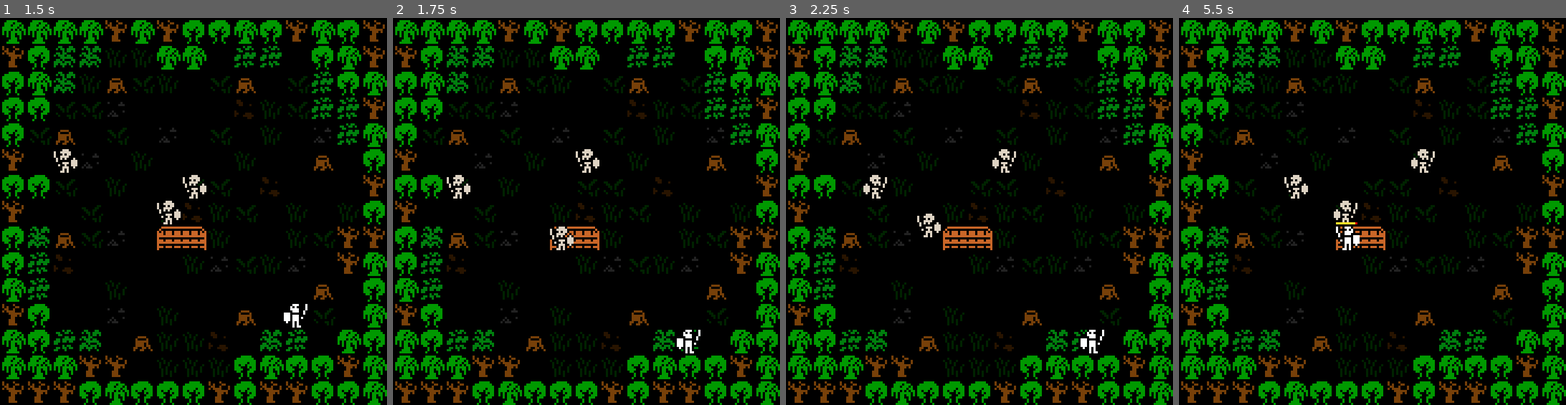
Above: before the commit, frames 1-4 (left to right).
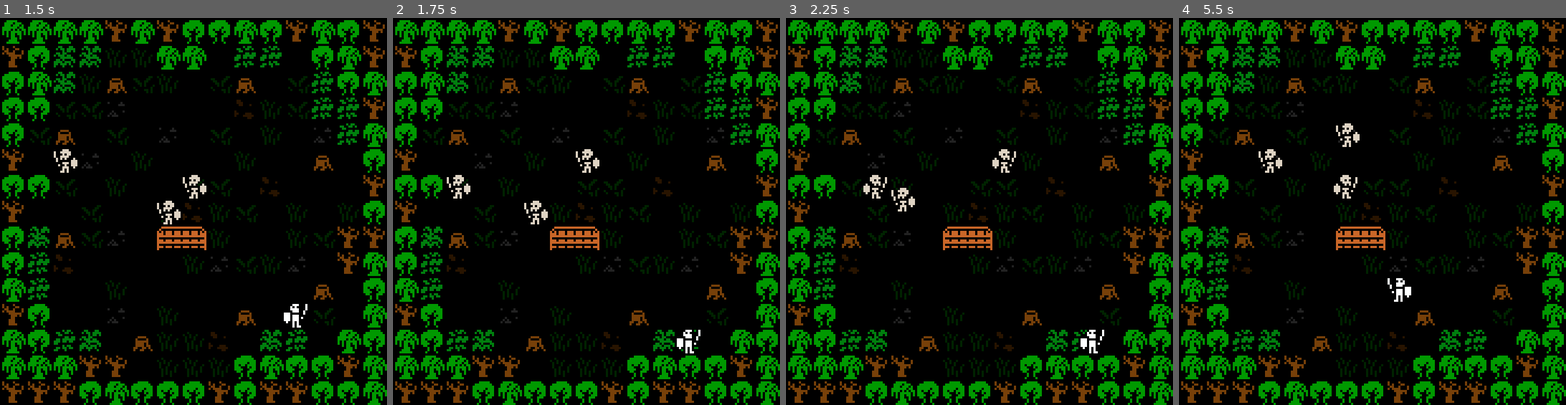
Above: after the commit, the same moments.

Repository: AaronWizard/skeleton-king
Game: Godot game, scene res://src/main.tscn
Two runs of this game, one before a commit and one after it. Both use one fixed random seed, a clock stepped at 60 frames per second and the inputs below.
Inputs:
- Up to frame 1 (1.5 s): tap Enter at 0.5 s; hold Right (move_east) 0.53-1.28 s; tap Space (wait) at 0.6, 1.35 s; hold Down (move_south) from 1.28 s (still down)
- Up to frame 2 (1.75 s): keep holding Down (move_south)
- Up to frame 3 (2.25 s): tap Space (wait) at 2, 2.1 s; release Down (move_south) at 2.03 s; hold Right (move_east) from 2.03 s (still down)
- Up to frame 4 (5.5 s): tap Enter at 2.75 s; release Right (move_east) at 2.78 s; hold Up (move_north) 2.78-3.53 s; tap Space (wait) every 0.75 s from 2.85 to 5.1 s; hold Left (move_west) 3.53-5.03 s; hold Down (move_south) from 5.03 s (still down)

Frame 1 is identical in both runs. In frame 2, 0.4% of the frame differs, in the area x 33-47%, y 47-60%; in frame 3, 0.3%; in frame 4, 1.4%, in the area x 20-67%, y 27-74%.

Commit message:
Check useable objects for movement blocking

Diff:
--- a/src/world/maps/layers/actor_layer.gd
+++ b/src/world/maps/layers/actor_layer.gd
@@ -29,11 +29,9 @@
 
 func actor_can_enter_cell(actor: Actor, cell: Vector2i) -> bool:
 	var result := true
-
 	for covered_cell in actor.get_covered_cells_at_cell(cell):
 		var other_actor := get_actor_on_cell(covered_cell)
-		if other_actor and (other_actor != actor):
-			result = false
+		result = not other_actor or (other_actor == actor)
+		if not result:
 			break
-
 	return result
--- a/src/world/maps/layers/terrain_layer.gd
+++ b/src/world/maps/layers/terrain_layer.gd
@@ -28,13 +28,11 @@
 
 func actor_can_enter_cell(actor: Actor, cell: Vector2i) -> bool:
 	var result := true
-
 	for covered_cell in actor.get_covered_cells_at_cell(cell):
 		var terrain_data := get_terrain_data(covered_cell)
 		result = not terrain_data or not terrain_data.blocks_move
 		if not result:
 			break
-
 	return result
 
 
--- a/src/world/maps/layers/useable_object_layer.gd
+++ b/src/world/maps/layers/useable_object_layer.gd
@@ -25,3 +25,13 @@
 			result = o
 			break
 	return result
+
+
+func actor_can_enter_cell(actor: Actor, cell: Vector2i) -> bool:
+	var result := true
+	for covered_cell in actor.get_covered_cells_at_cell(cell):
+		var object := get_object_on_cell(cell)
+		result = not object or not object.current_state.blocks_move
+		if not result:
+			break
+	return result
--- a/src/world/maps/map.gd
+++ b/src/world/maps/map.gd
@@ -98,15 +98,9 @@
 
 
 func actor_can_enter_cell(actor: Actor, cell: Vector2i) -> bool:
-	var result := _actor_layer.actor_can_enter_cell(actor, cell)
-	if result:
-		for covered_cell in actor.get_covered_cells_at_cell(cell):
-			var terrain_data := _terrain_layer.get_terrain_data(covered_cell)
-			result = not terrain_data or not terrain_data.blocks_move
-			if not result:
-				break
-
-	return result
+	return _actor_layer.actor_can_enter_cell(actor, cell) \
+		and _terrain_layer.actor_can_enter_cell(actor, cell) \
+		and _useable_object_layer.actor_can_enter_cell(actor, cell)
 
 
 func has_marker(marker_name: StringName) -> bool:
